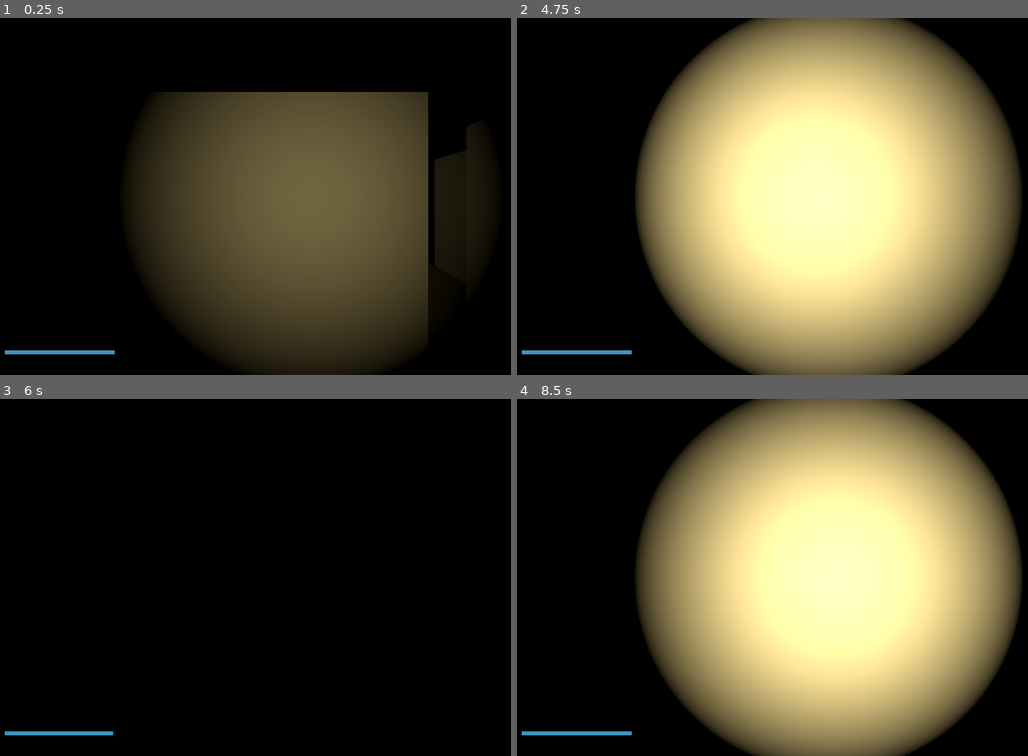
Above: before the commit, frames 1-4 (two rows, left to right).
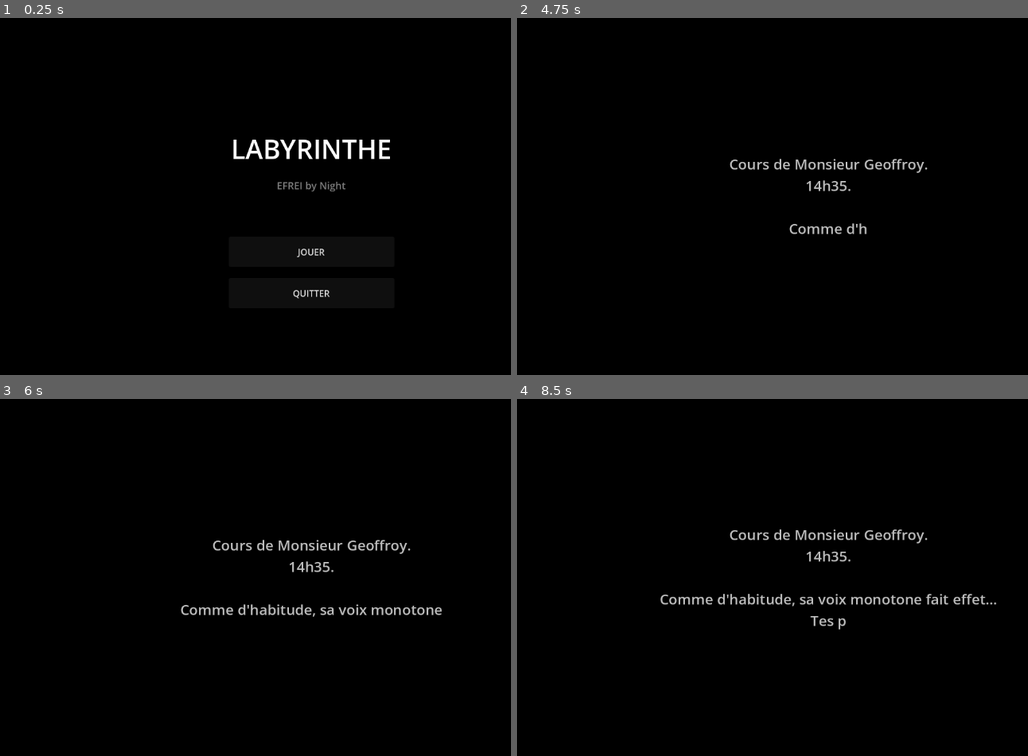
Above: after the commit, the same moments.

Repository: matteobnvl/games-week
Game: Godot game, scene res://menu.tscn
The game is run twice, just before and just after one commit, with the same random seed, the same clock (stepped at 60 frames per second) and the same inputs. Before the commit the project starts from res://main.tscn.
Inputs (mouse positions are in pixels of both pictures, inside the frame that each line leads up to):
- Up to frame 1 (0.25 s): no input
- Up to frame 2 (4.75 s): click (828, 253) at 0.5 s, where only the run after the commit has a clickable "JOUER"; tap Enter at 1.25, 3.5 s; move the mouse to (864, 196) at 1.27 s; hold Z 1.28-2.03 s; hold W from 1.28 s (still down); tap F at 1.35, 4.55 s; tap Space at 1.52, 1.82, 2.27, 2.57, 2.75, 3.77, 3.8, 4.07, 4.25 s; move the mouse to (798, 196) at 2.02 s; tap Z at 2.1 s; tap Q at 2.3 s; move the mouse to (844, 189) at 2.77 s; hold Q 2.78-3.53 s; tap E at 3.05, 3.6 s; move the mouse to (818, 203) at 3.52 s; move the mouse to (874, 200) at 4.27 s; hold Space from 4.28 s (still down)
- Up to frame 3 (6 s): keep holding W; tap Escape at 4.9 s; move the mouse to (265, 573) at 5.02 s; release Space at 5.03 s; tap F at 5.1 s; tap Space at 5.27, 5.57 s; tap Z at 5.3 s; move the mouse to (321, 577) at 5.77 s; hold Z from 5.78 s (still down)
- Up to frame 4 (8.5 s): tap Q at 6.05, 6.6 s; move the mouse to (803, 570) at 6.52 s; release W at 6.53 s; release Z at 6.53 s; hold D 6.53-7.28 s; tap Space at 6.77, 7.07, 7.52, 7.55, 7.82, 8, 8.27 s; tap E at 6.8 s; tap Enter at 7.25 s; move the mouse to (864, 577) at 7.27 s; hold E 7.28-8.03 s; hold W from 7.28 s (still down); move the mouse to (798, 577) at 8.02 s; tap Shift at 8.1 s; tap F at 8.3 s

The runs differ from the first frame. In frame 1, 44% of the frame differs, in the area x 0-95%, y 20-100%; in frame 2, 63%; in frame 3, 1.5%; in frame 4, 63%, in the area x 0-99%, y 0-100%.

Commit message:
feat: add menu and intro before game

Diff:
--- /dev/null
+++ b/cinematic.gd
@@ -0,0 +1,213 @@
+extends Control
+
+const LINES: Array[String] = [
+	"Cours de Monsieur Geoffroy.",
+	"14h35.",
+	"",
+	"Comme d'habitude, sa voix monotone fait effet...",
+	"Tes paupières deviennent lourdes.",
+	"",
+	"Tu résistes...",
+	"",
+	"...",
+	"",
+	"Tu t'endors.",
+	"",
+	"",
+	"",
+	"...",
+	"",
+	"",
+	"Un bruit te réveille.",
+	"",
+	"Il fait noir.",
+	"",
+	"Complètement noir.",
+	"",
+	"Tu regardes ton téléphone.",
+	"",
+	"3h47.",
+	"",
+	"La salle est vide.",
+	"Le campus est fermé.",
+	"",
+	"",
+	"Tu dois sortir d'ici.",
+	"",
+	"",
+	"Mais tu n'es pas seul...",
+	"",
+	"",
+	"",
+	"On raconte que Felipe rôde dans les couloirs la nuit.",
+	"",
+	"Personne ne sait pourquoi il est là.",
+	"Personne ne veut le savoir.",
+	"",
+	"",
+	"Une seule règle :",
+	"",
+	"",
+	"Ne te fais pas attraper.",
+	"",
+	"",
+	"",
+	"",
+	"",
+]
+
+const CHAR_DELAY := 0.04         # délai entre chaque caractère
+const LINE_PAUSE := 0.8          # pause entre chaque ligne
+const DOTS_PAUSE := 1.5          # pause plus longue pour les "..."
+const EMPTY_PAUSE := 0.3         # pause pour les lignes vides
+const END_PAUSE := 2.0           # pause à la fin avant de lancer le jeu
+
+var current_line: int = 0
+var current_char: int = 0
+var timer: float = 0.0
+var state: String = "typing"     # typing, pausing, finished
+var pause_duration: float = 0.0
+var displayed_text: String = ""
+
+var label: Label
+var skip_label: Label
+
+
+func _ready() -> void:
+	Input.mouse_mode = Input.MOUSE_MODE_VISIBLE
+
+	# Fond noir
+	var bg := ColorRect.new()
+	bg.color = Color(0, 0, 0)
+	bg.set_anchors_preset(PRESET_FULL_RECT)
+	add_child(bg)
+
+	# Texte principal
+	label = Label.new()
+	label.horizontal_alignment = HORIZONTAL_ALIGNMENT_CENTER
+	label.vertical_alignment = VERTICAL_ALIGNMENT_CENTER
+	label.set_anchors_preset(PRESET_FULL_RECT)
+	label.add_theme_font_size_override("font_size", 26)
+	label.add_theme_color_override("font_color", Color(0.75, 0.75, 0.75))
+	label.autowrap_mode = TextServer.AUTOWRAP_WORD_SMART
+	label.text = ""
+	add_child(label)
+
+	# Petit texte en bas (pas de skip mais indication)
+	skip_label = Label.new()
+	skip_label.text = ""
+	skip_label.horizontal_alignment = HORIZONTAL_ALIGNMENT_CENTER
+	skip_label.set_anchors_preset(PRESET_BOTTOM_WIDE)
+	skip_label.position.y = -40
+	skip_label.add_theme_font_size_override("font_size", 14)
+	skip_label.add_theme_color_override("font_color", Color(0.3, 0.3, 0.3))
+	add_child(skip_label)
+
+
+func _process(delta: float) -> void:
+	if state == "typing":
+		_process_typing(delta)
+	elif state == "pausing":
+		_process_pause(delta)
+	elif state == "finished":
+		_process_finished(delta)
+
+
+func _process_typing(delta: float) -> void:
+	if current_line >= LINES.size():
+		state = "finished"
+		pause_duration = END_PAUSE
+		return
+
+	var line: String = LINES[current_line]
+
+	# Ligne vide = juste une pause
+	if line == "":
+		displayed_text += "\n"
+		label.text = displayed_text
+		current_line += 1
+		state = "pausing"
+		pause_duration = EMPTY_PAUSE
+		return
+
+	# Taper caractère par caractère
+	timer += delta
+	if timer >= CHAR_DELAY:
+		timer = 0.0
+		if current_char < line.length():
+			displayed_text += line[current_char]
+			label.text = displayed_text
+			current_char += 1
+		else:
+			# Ligne terminée
+			displayed_text += "\n"
+			label.text = displayed_text
+			current_char = 0
+			current_line += 1
+			state = "pausing"
+
+			# Pause plus longue pour les "..."
+			if line == "...":
+				pause_duration = DOTS_PAUSE
+			elif line.ends_with("..."):
+				pause_duration = DOTS_PAUSE
+			else:
+				pause_duration = LINE_PAUSE
+
+	# Garder seulement les dernières lignes visibles (effet défilement)
+	_trim_display()
+
+
+func _process_pause(delta: float) -> void:
+	pause_duration -= delta
+	if pause_duration <= 0:
+		state = "typing"
+
+
+func _process_finished(delta: float) -> void:
+	pause_duration -= delta
+	if pause_duration <= 0:
+		# Fondu au noir puis lancer le jeu
+		_start_fade()
+
+
+func _trim_display() -> void:
+	# Garder max 12 lignes affichées
+	var lines: PackedStringArray = displayed_text.split("\n")
+	if lines.size() > 12:
+		var trimmed: PackedStringArray = lines.slice(lines.size() - 12)
+		displayed_text = "\n".join(trimmed)
+		label.text = displayed_text
+
+
+var fading := false
+var fade_rect: ColorRect
+var fade_alpha: float = 0.0
+
+func _start_fade() -> void:
+	if fading:
+		return
+	fading = true
+
+	fade_rect = ColorRect.new()
+	fade_rect.color = Color(0, 0, 0, 0)
+	fade_rect.set_anchors_preset(PRESET_FULL_RECT)
+	fade_rect.z_index = 100
+	add_child(fade_rect)
+
+	# Utiliser un tween pour le fondu
+	var tween: Tween = create_tween()
+	tween.tween_method(_set_fade, 0.0, 1.0, 2.0)
+	tween.tween_callback(_go_to_game)
+
+
+func _set_fade(value: float) -> void:
+	fade_alpha = value
+	if fade_rect:
+		fade_rect.color = Color(0, 0, 0, value)
+	# Faire disparaître le texte aussi
+	label.add_theme_color_override("font_color", Color(0.75 * (1.0 - value), 0.75 * (1.0 - value), 0.75 * (1.0 - value)))
+
+
+func _go_to_game() -> void:
+	get_tree().change_scene_to_file("res://main.tscn")
--- /dev/null
+++ b/cinematic.tscn
@@ -0,0 +1,13 @@
+[gd_scene format=3 uid="uid://vw420utyvxlq"]
+
+[ext_resource type="Script" uid="uid://b4kb6xtxqemky" path="res://cinematic.gd" id="1_oe414"]
+
+[node name="Cinematic" type="Control" unique_id=460250860]
+clip_contents = true
+layout_mode = 3
+anchors_preset = 15
+anchor_right = 1.0
+anchor_bottom = 1.0
+grow_horizontal = 2
+grow_vertical = 2
+script = ExtResource("1_oe414")
--- a/main.tscn
+++ b/main.tscn
@@ -1,8 +1,6 @@
 [gd_scene format=3 uid="uid://btbecqyh1dd5p"]
 
 [ext_resource type="Script" uid="uid://cm0qb6wobjw26" path="res://main.gd" id="1_ig7tw"]
-[ext_resource type="PackedScene" uid="uid://dmv1feu8cx61g" path="res://player.tscn" id="2_h2yge"]
-[ext_resource type="Script" uid="uid://cdeicn1i40wxv" path="res://player.gd" id="3_1bvp3"]
 
 [sub_resource type="Environment" id="Environment_h2yge"]
 background_mode = 1
@@ -14,8 +12,5 @@
 transform = Transform3D(1, 0, 0, 0, 0.9999023, -0.0139796315, 0, 0.0139796315, 0.9999023, 0, 0, 0)
 script = ExtResource("1_ig7tw")
 
-[node name="Player" parent="." unique_id=2101734542 instance=ExtResource("2_h2yge")]
-script = ExtResource("3_1bvp3")
-
 [node name="WorldEnvironment" type="WorldEnvironment" parent="." unique_id=658543213]
 environment = SubResource("Environment_h2yge")
--- /dev/null
+++ b/menu.gd
@@ -0,0 +1,55 @@
+extends Control
+
+
+func _ready() -> void:
+	Input.mouse_mode = Input.MOUSE_MODE_VISIBLE
+
+	var bg := ColorRect.new()
+	bg.color = Color(0, 0, 0)
+	bg.set_anchors_preset(PRESET_FULL_RECT)
+	add_child(bg)
+
+	var vbox := VBoxContainer.new()
+	vbox.set_anchors_preset(PRESET_CENTER)
+	vbox.position = Vector2(-150, -120)
+	vbox.custom_minimum_size = Vector2(300, 0)
+	vbox.add_theme_constant_override("separation", 20)
+	add_child(vbox)
+
+	var title := Label.new()
+	title.text = "LABYRINTHE"
+	title.horizontal_alignment = HORIZONTAL_ALIGNMENT_CENTER
+	title.add_theme_font_size_override("font_size", 48)
+	title.add_theme_color_override("font_color", Color.WHITE)
+	vbox.add_child(title)
+
+	var subtitle := Label.new()
+	subtitle.text = "EFREI by Night"
+	subtitle.horizontal_alignment = HORIZONTAL_ALIGNMENT_CENTER
+	subtitle.add_theme_font_size_override("font_size", 18)
+	subtitle.add_theme_color_override("font_color", Color(0.5, 0.5, 0.5))
+	vbox.add_child(subtitle)
+
+	var spacer := Control.new()
+	spacer.custom_minimum_size = Vector2(0, 40)
+	vbox.add_child(spacer)
+
+	var play_btn := Button.new()
+	play_btn.text = "JOUER"
+	play_btn.custom_minimum_size = Vector2(300, 55)
+	play_btn.pressed.connect(_on_play)
+	vbox.add_child(play_btn)
+
+	var quit_btn := Button.new()
+	quit_btn.text = "QUITTER"
+	quit_btn.custom_minimum_size = Vector2(300, 55)
+	quit_btn.pressed.connect(_on_quit)
+	vbox.add_child(quit_btn)
+
+
+func _on_play() -> void:
+	get_tree().change_scene_to_file("res://cinematic.tscn")
+
+
+func _on_quit() -> void:
+	get_tree().quit()
--- /dev/null
+++ b/menu.tscn
@@ -0,0 +1,12 @@
+[gd_scene format=3 uid="uid://chk1fbrq0e0rn"]
+
+[ext_resource type="Script" uid="uid://dsosri4fqp85j" path="res://menu.gd" id="1_lti8b"]
+
+[node name="Menu" type="Control" unique_id=1342940812]
+layout_mode = 3
+anchors_preset = 15
+anchor_right = 1.0
+anchor_bottom = 1.0
+grow_horizontal = 2
+grow_vertical = 2
+script = ExtResource("1_lti8b")
--- a/player.gd
+++ /dev/null
@@ -1,78 +0,0 @@
-extends CharacterBody3D
-
-# --- Mouvement ---
-const SPEED := 5.0
-const JUMP_VELOCITY := 4.5
-const MOUSE_SENSITIVITY := 0.002
-
-# --- Références ---
-@onready var camera: Camera3D = $Camera3D
-@onready var flashlight: SpotLight3D = $Camera3D/SpotLight3D
-
-var gravity: float = ProjectSettings.get_setting("physics/3d/default_gravity")
-var flashlight_on := true
-
-
-func _ready():
-	Input.mouse_mode = Input.MOUSE_MODE_CAPTURED
-	camera.current = true
-	print("🎮 Player ready, souris capturée")
-
-
-func _unhandled_input(event: InputEvent):
-	# Rotation caméra avec la souris
-	if event is InputEventMouseMotion and Input.mouse_mode == Input.MOUSE_MODE_CAPTURED:
-		rotate_y(-event.relative.x * MOUSE_SENSITIVITY)
-		camera.rotate_x(-event.relative.y * MOUSE_SENSITIVITY)
-		camera.rotation.x = clamp(camera.rotation.x, -1.4, 1.4)
-
-	# Échap : libérer/capturer la souris
-	if event is InputEventKey and event.pressed and event.keycode == KEY_ESCAPE:
-		if Input.mouse_mode == Input.MOUSE_MODE_CAPTURED:
-			Input.mouse_mode = Input.MOUSE_MODE_VISIBLE
-		else:
-			Input.mouse_mode = Input.MOUSE_MODE_CAPTURED
-
-	# F : toggle lampe torche
-	if event is InputEventKey and event.pressed and event.keycode == KEY_F:
-		flashlight_on = !flashlight_on
-		flashlight.visible = flashlight_on
-		print("🔦 Lampe : ", "ON" if flashlight_on else "OFF")
-
-
-func _physics_process(delta: float):
-	# Gravité
-	if not is_on_floor():
-		velocity.y -= gravity * delta
-
-	# Saut
-	if Input.is_key_pressed(KEY_SPACE) and is_on_floor():
-		velocity.y = JUMP_VELOCITY
-
-	# Direction de mouvement (ZQSD + WASD)
-	var input_dir := Vector2.ZERO
-	if Input.is_key_pressed(KEY_Z) or Input.is_key_pressed(KEY_W):
-		input_dir.y -= 1
-	if Input.is_key_pressed(KEY_S):
-		input_dir.y += 1
-	if Input.is_key_pressed(KEY_Q) or Input.is_key_pressed(KEY_A):
-		input_dir.x -= 1
-	if Input.is_key_pressed(KEY_D):
-		input_dir.x += 1
-
-	input_dir = input_dir.normalized()
-
-	var direction := (transform.basis * Vector3(input_dir.x, 0, input_dir.y)).normalized()
-
-	if direction:
-		velocity.x = direction.x * SPEED
-		velocity.z = direction.z * SPEED
-	else:
-		velocity.x = move_toward(velocity.x, 0, SPEED)
-		velocity.z = move_toward(velocity.z, 0, SPEED)
-
-	move_and_slide()
-
-	# Debug position (toutes les 60 frames)
-	if Engine.get_physics_frames() % 60 == 0 and (velocity.x != 0 or velocity.z != 0):
-		print("📍 Position : ", global_position)
--- a/project.godot
+++ b/project.godot
@@ -11,8 +11,9 @@
 [application]
 
 config/name="escape-efrei"
-run/main_scene="uid://btbecqyh1dd5p"
+run/main_scene="uid://chk1fbrq0e0rn"
 config/features=PackedStringArray("4.6", "Forward Plus")
+boot_splash/bg_color=Color(0, 0, 0, 1)
 config/icon="res://icon.svg"
 
 [physics]
Not shown, changed: .DS_Store
